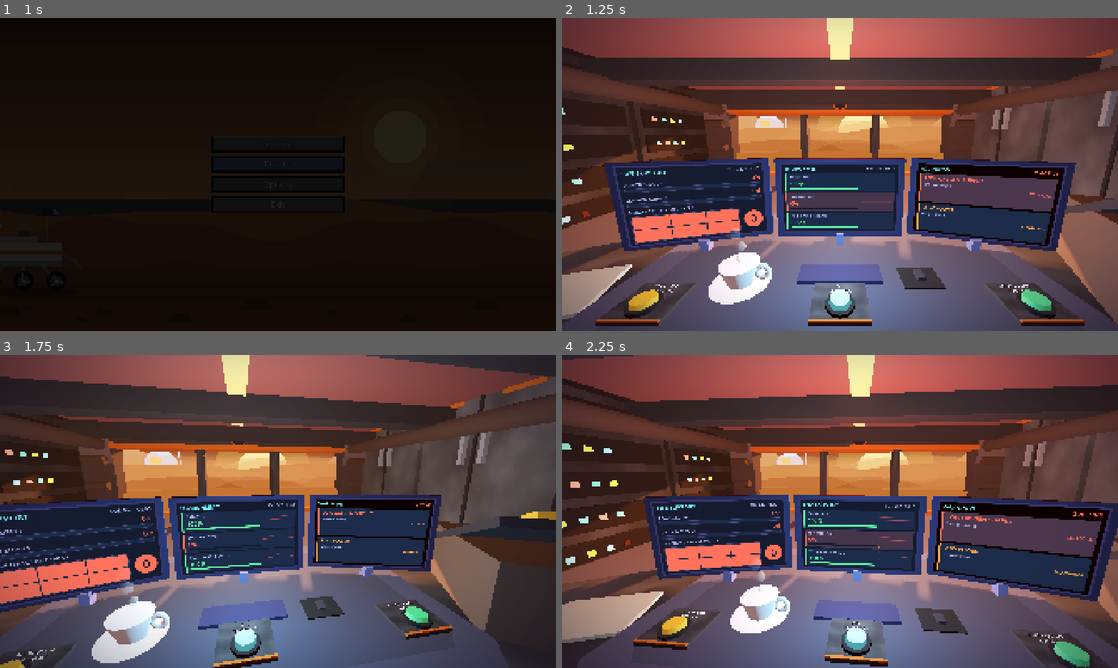
Above: before the commit, frames 1-4 (two rows, left to right).
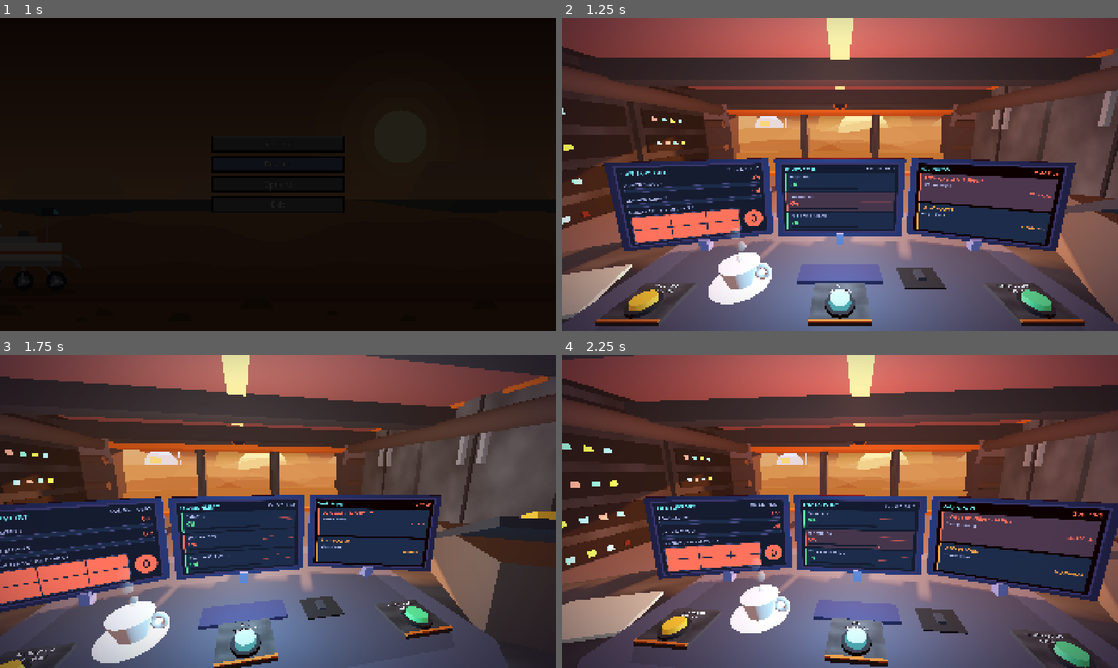
Above: after the commit, the same moments.

Repository: PolarLordStar/junior-astruonaut-mission-trainer
Game: Godot game, scene res://main_menu.tscn
The game is run twice, just before and just after one commit, with the same random seed, the same clock (stepped at 60 frames per second) and the same inputs.
Inputs (mouse positions are in pixels of both pictures, inside the frame that each line leads up to):
- Up to frame 1 (1 s): click "Restart" at 0.5 s
- Up to frame 2 (1.25 s): no input
- Up to frame 3 (1.75 s): move the mouse to (400, 495) at 1.27 s; click (400, 495) at 1.42 s
- Up to frame 4 (2.25 s): move the mouse to (728, 527) at 2.02 s; click (728, 527) at 2.17 s

Frame 1 is identical in both runs. In frame 2, 0.2% of the frame differs, in the area x 41-54%, y 52-68%; in frame 3, 0.3%, in the area x 33-53%, y 51-69%; in frame 4, 0.3%.

Commit message:
more error fixing

Diff:
--- a/main/game/room/scripts/StatRow.gd
+++ b/main/game/room/scripts/StatRow.gd
@@ -1,8 +1,8 @@
 class_name StatRow
 extends PanelContainer
 ## One line on the Environment monitor: name, a big percentage, a bar and a little history graph.
-## Everything shown is a percentage (100 % = all good), coloured like the Life Support bars:
-## green 70 % and up, amber 50-69 %, red below 50 %.
+## The number, bar and graph show the reading as a share of its range (Components value 100 = 100 %,
+## 0 = 0 %). The COLOUR still says how good it is: green = fine, amber = warning, red = danger.
 ## All the nodes are in room/stat_row.tscn, so you can restyle, move or hide any part in the editor.
 ## EnvironmentScreen makes one instance of that scene per sensor (EnvironmentScreen.add_row({...}))
 ## and feeds it with set_value(). Colours switch automatically: green = normal, amber = warn, red = danger.
@@ -32,7 +32,8 @@
 var low_is_bad := false
 var decimals := 0
 var value := 0.0         # raw reading
-var percent := 100.0     # what is shown
+var percent := 100.0     # "how good is it" (100 = perfect), only used for the colours
+var shown := 0.0         # the reading as a share of its range (0 .. 100): what the label, bar and graph display
 
 @onready var name_label: Label = %NameLabel
 @onready var value_label: Label = %ValueLabel
@@ -69,8 +70,10 @@
 	spark.min_v = 0.0
 	spark.max_v = 100.0
 	spark.marks.clear()
-	spark.marks.append(70.0)
-	spark.marks.append(50.0)
+	if is_finite(warn_at):
+		spark.marks.append(to_shown(warn_at))
+	if is_finite(danger_at):
+		spark.marks.append(to_shown(danger_at))
 	set_value(max_value if low_is_bad else min_value)
 
 
@@ -101,6 +104,14 @@
 	return clampf(pct, 0.0, 100.0)
 
 
+## The raw reading as a straight share of the sensor's range: min_value = 0 %, max_value = 100 %.
+func to_shown(v: float) -> float:
+	var span := max_value - min_value
+	if span <= 0.0:
+		return 0.0
+	return clampf((v - min_value) / span * 100.0, 0.0, 100.0)
+
+
 ## 0 = normal (green), 1 = warn (amber), 2 = danger (red)
 func level() -> int:
 	if percent < 50.0:
@@ -117,10 +128,11 @@
 func set_value(v: float) -> void:
 	value = v
 	percent = to_percent(v)
+	shown = to_shown(v)
 	if value_label == null:
 		return
-	value_label.text = "%d%%" % roundi(percent)
-	bar.value = percent
+	value_label.text = "%d%%" % roundi(shown)
+	bar.value = shown
 	var col := level_color()
 	_fill.bg_color = col
 	_card_style.border_color = col
@@ -133,7 +145,7 @@
 	_hist_t += delta
 	if _hist_t >= 0.5 and spark != null:
 		_hist_t = 0.0
-		spark.push(percent)
+		spark.push(shown)
 	if _card_style != null:
 		var flash := level() == 2 and sin(_t * 6.0) > -0.3
 		_card_style.bg_color = CARD.lerp(RED, 0.14) if flash else CARD
